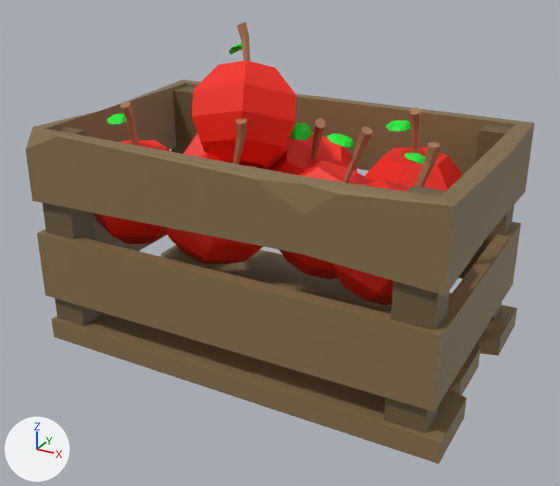
The FBX model Assets/Resources/applecrate.fbx: old version first, new version second.
Both versions are drawn from a 50 mm lens placed at (1.064, -1.952, 1.285), pointed at (0.023, -0.058, 0.338). Every picture has the same lights, and +X, +Y and +Z are marked at lower left. Where no turn or scale is listed for an object, it has been applied to the vertices.

The older version as bpy lines, for what is in view:
```python
mat_apple = principled_material('apple')
mat_apple.base_color = (0.906, 0.0103, 0.0)  # red #f41a00
mat_apple.roughness = 0.553
me_scene = bpy.data.meshes.new('Scene')
me_scene.from_pydata(...)  # 1126 vertices, 2192 faces; spans x -0.661..0.661, y -0.396..0.396, z 0.0..0.959
# faces by material slot: [208, 624, 480, 880]
me_scene.materials.append(mat_polygonfantasykingdom_mat_01_a)
me_scene.materials.append(mat_apple)  # red #f41a00
me_scene.materials.append(mat_palo)  # brown #a87654
me_scene.materials.append(mat_hoja)  # green #00e825
ob_apple = bpy.data.objects.new('apple', me_scene)
ob_apple.location = (0.0, 0.0, 0.0)
```
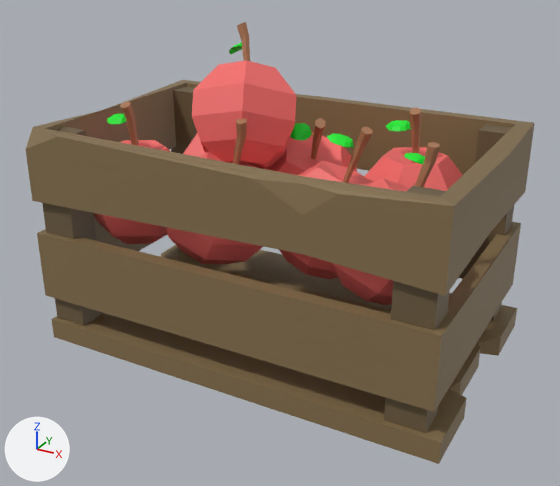
Commit message: Reduced the saturation of the apples

Location of each change, (x1, y1, x2, y2) in pixels of the pictures (560 x 486 px):
```json
{"object": "apple", "change": "recoloured", "before": [94, 45, 465, 306], "after": [94, 45, 465, 306]}
```

The change, as JSON lines over the scene's bpy script:
```json
{"op": "set", "path": "mat_apple.base_color", "old": "(0.906, 0.0103, 0.0)", "new": "(0.906, 0.151, 0.142)", "note": "red #f41a00 -> red #f46c69"}
```
